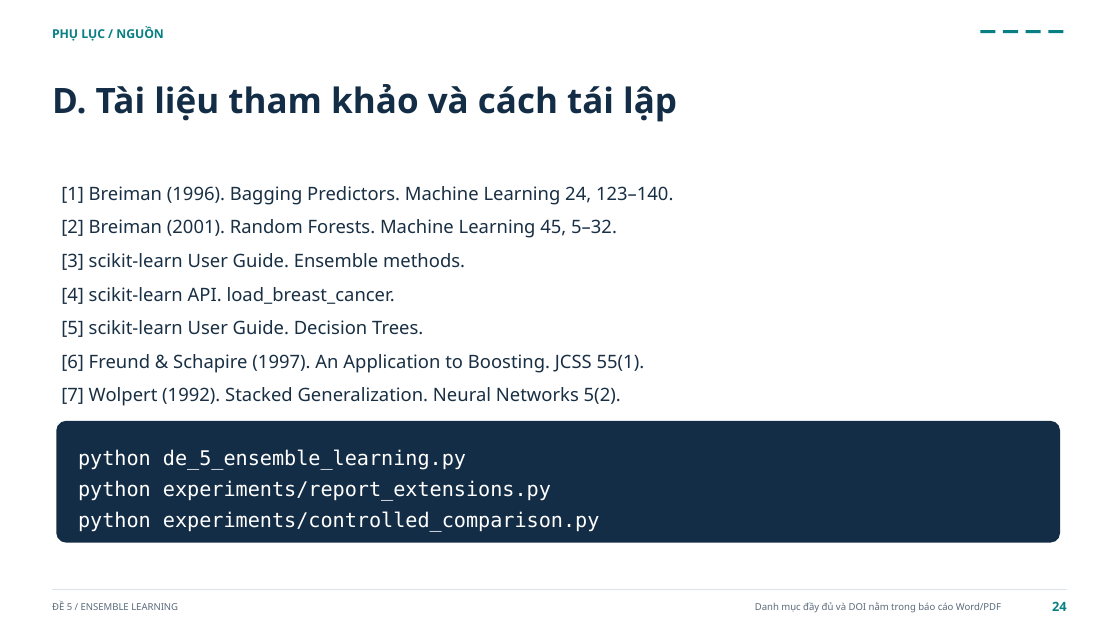
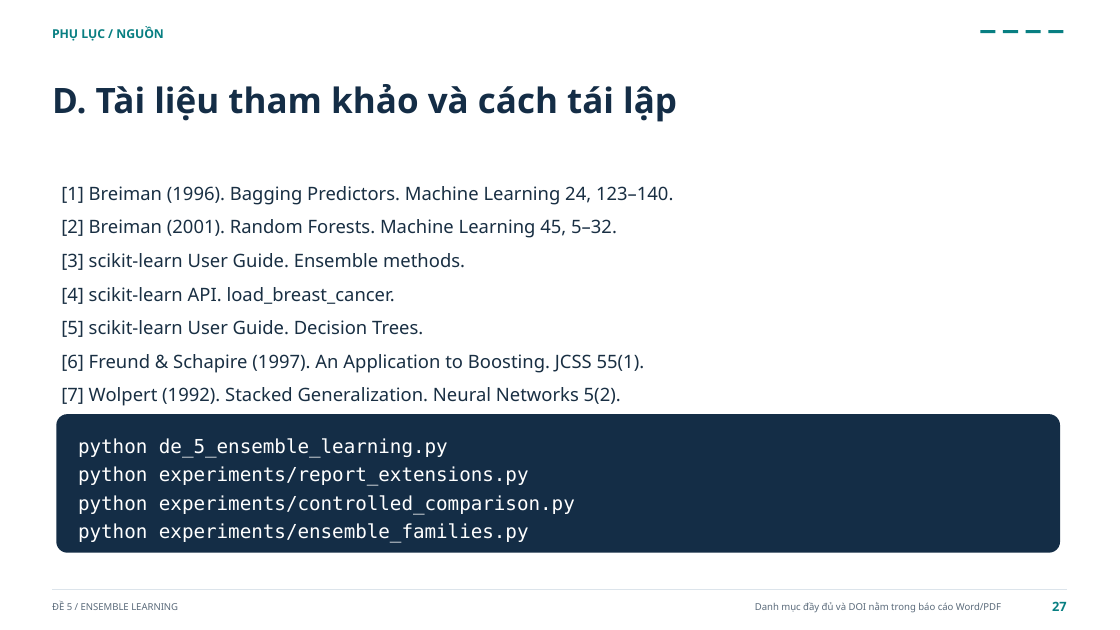
Before and after one commit to Huyngaongow/hocmaygk, a slide deck: slide 27 of De_5_Ensemble_Learning.pptx (slide 24 before the commit). Drawn at 1120x630 pixels with LibreOffice and Linux fonts; fonts in the diff are those of the drawing. Boxes give left, top, right and bottom in pixels: in the first picture for what was removed or moved away, otherwise in the second. Text is boxed around its words. In the diff, an @@ line names an element or a change of style, - is before the commit and + after.

Commit message:
Add ensemble family comparisons and update submission materials

```diff
--- a/De_5_Ensemble_Learning.pptx
+++ b/De_5_Ensemble_Learning.pptx
@@ rounded rectangle: place and size @@
-rounded rectangle at [56,421,1060,543]
+rounded rectangle at [56,414,1060,553]
@@ text at [78,438,575,515]: size 17.3 to 16.5 pt in "python de_5_ensemble_learning.py", "python experiments/report_extensions.py", "python experiments/controlled_comparison.py"; line spacing 1.28 to 1.24 @@
@@ text "python de_5_ensemble_learning.py": place and size @@
-text "python de_5_ensemble_learning.py" at [78,449,599,532]
+text "python de_5_ensemble_learning.py" at [78,438,575,543]
@@ text at [78,523,529,543]: paragraph added @@
+python experiments/ensemble_families.py
@@ text at [1052,601,1067,611]: text changed @@
-24
+27
```
Also in this commit, not shown: 22 other slides changed, 4 slides added, 1 slide removed, 25 other files.
